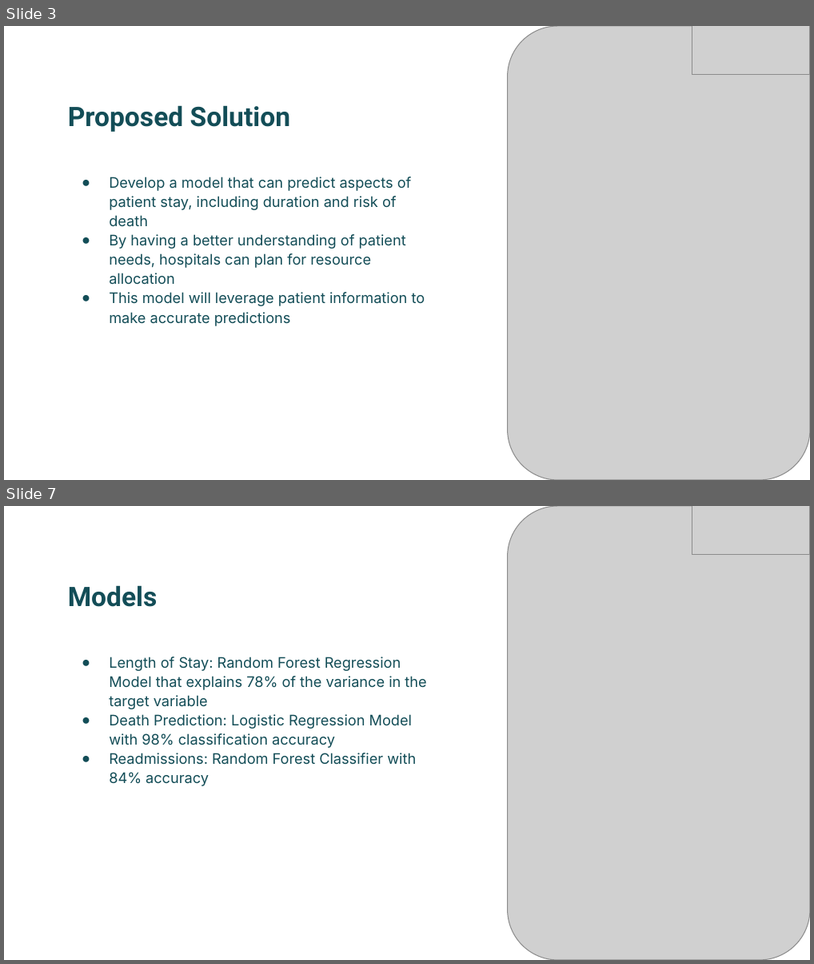
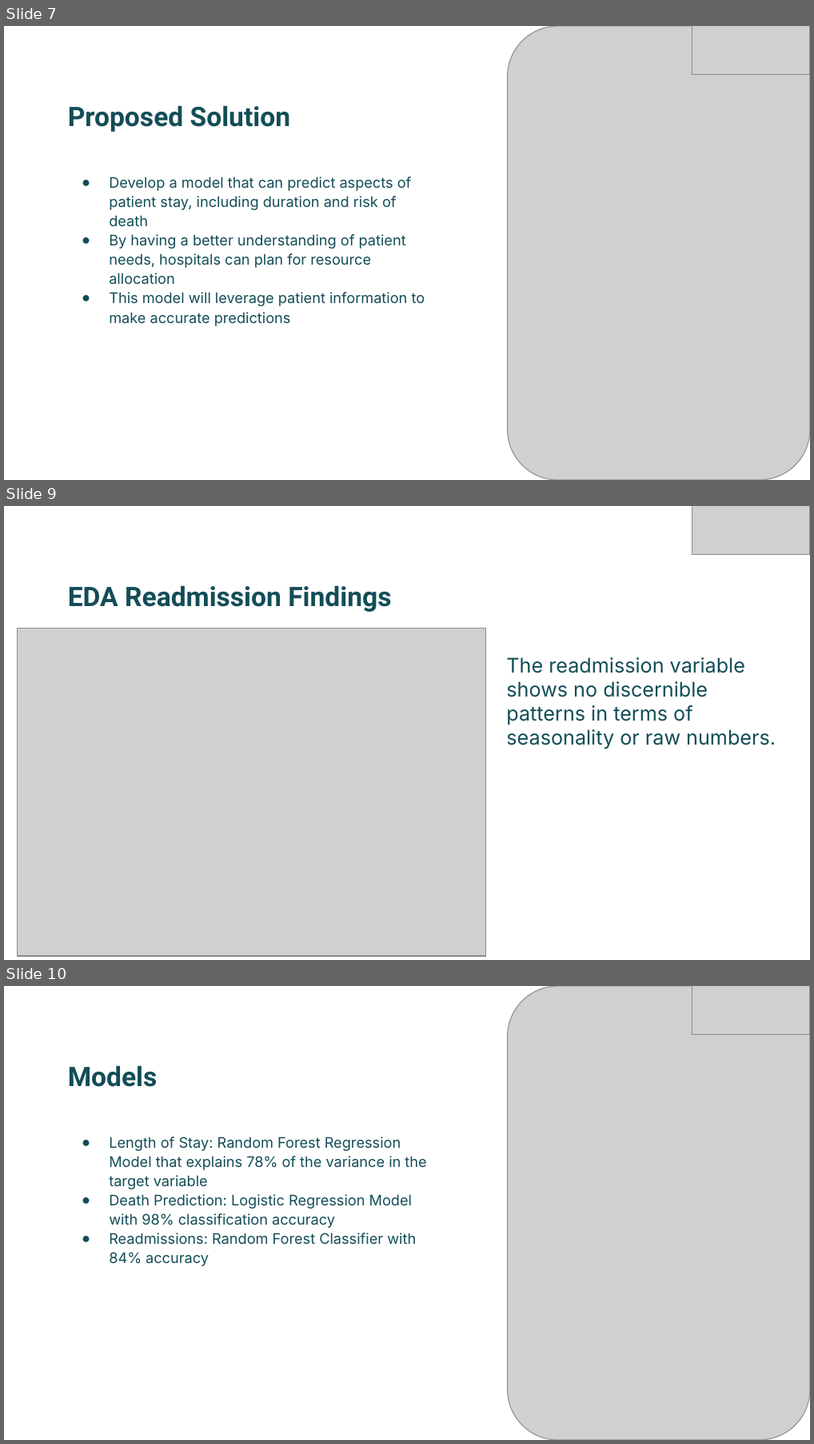
Before and after one commit to bizzfuzz/CHOP-comprehensive-hospital-outcome-prediction-system, a slide deck: CHOP.pptx. Shown one above the other, each under a label of ours: slides 3 and 7 before the commit, slides 7, 9 and 10 after it; the slides between them are not shown. The pictures are 814x964 and 814x1444 pixels, drawn with LibreOffice and Linux fonts; fonts in the diff are those of the drawing; grey boxes stand for pictures. Boxes give left, top, right and bottom in pixels: in the first picture for what was removed or moved away, otherwise in the second. Text is boxed around its words. In the diff, an @@ line names an element or a change of style, - is before the commit and + after.

```diff
--- a/CHOP.pptx
+++ b/CHOP.pptx
@@ slide 9 added at bbox=[4, 506, 810, 960], background #FFFFFF @@
@@ picture added at bbox=[692, 506, 810, 554] @@
@@ title added at bbox=[68, 585, 391, 612], 24 pt, text #134D57, bold @@
+EDA Readmission Findings
@@ picture added at bbox=[18, 628, 486, 955] @@
@@ text added at bbox=[506, 657, 776, 749], 18 pt, text #134D57 @@
+The readmission variable shows no discernible patterns in terms of seasonality or raw numbers.
@@ what was slide 3 is now slide 7 @@
@@ what was slide 7 is now slide 10 @@
```
Also in this commit, not shown: 5 slides changed, 4 other slides added.
